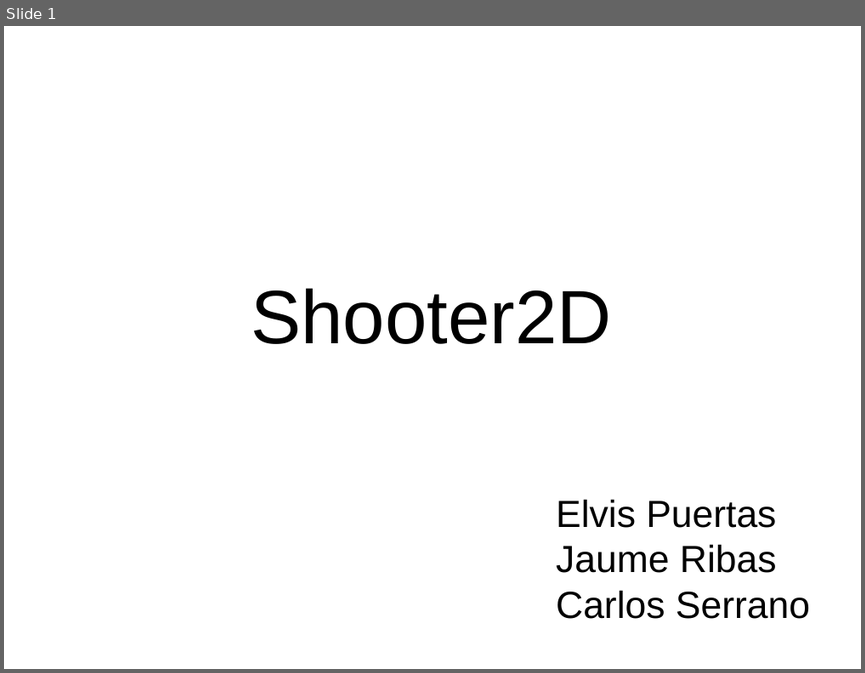
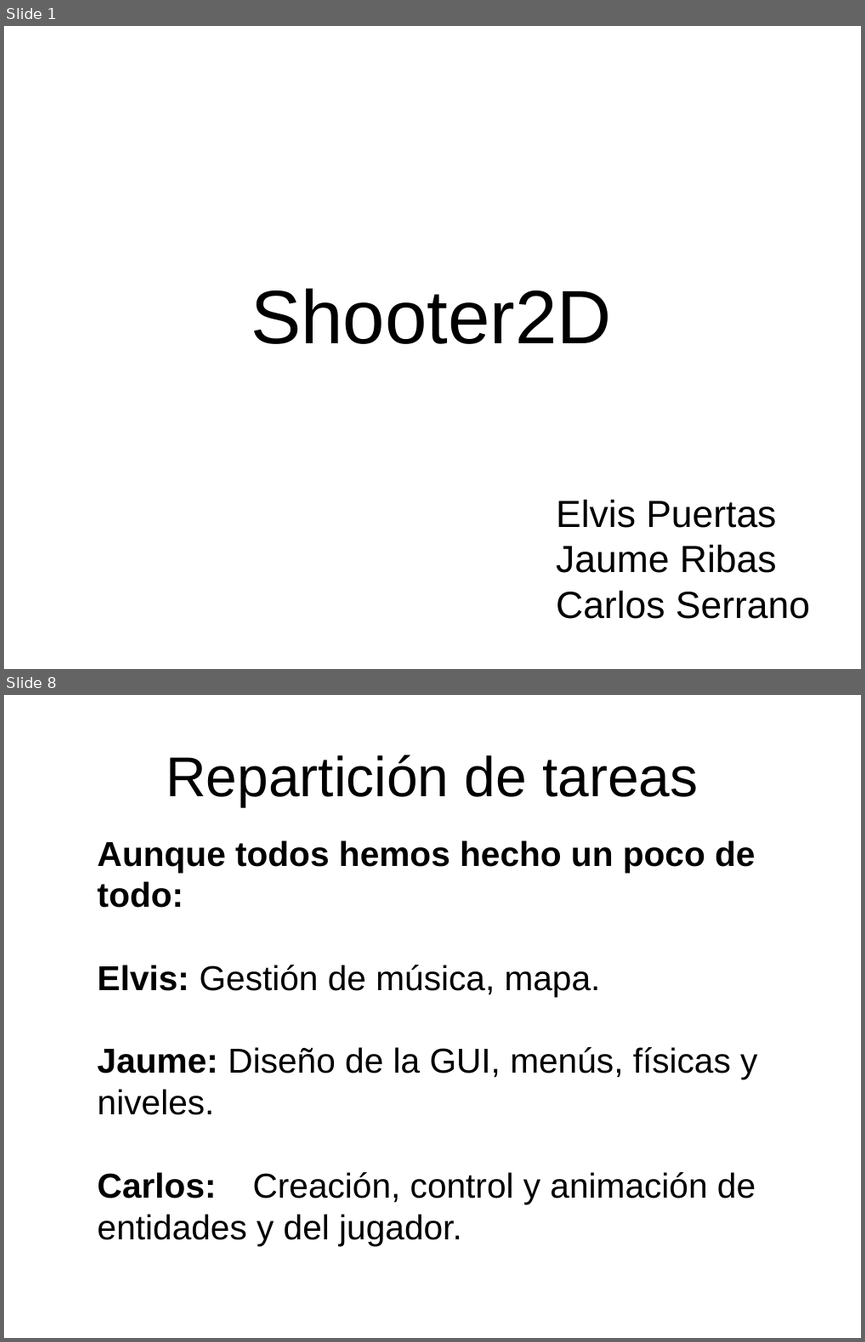
Before and after one commit to JaumeRibas/Shooter2D, a slide deck: Shooter2D/docs/presentacion/presentacion.odp. Shown one above the other, each under a label of ours: slide 1 before the commit, slides 1 and 8 after it; the slides between them are not shown. The pictures are 865x673 and 865x1342 pixels, drawn with LibreOffice and Linux fonts; fonts in the diff are those of the drawing; background and template pictures are left out. Boxes give left, top, right and bottom in pixels: in the first picture for what was removed or moved away, otherwise in the second. Text is boxed around its words. In the diff, an @@ line names an element or a change of style, - is before the commit and + after.

```diff
--- a/Shooter2D/docs/presentacion/presentacion.odp
+++ b/Shooter2D/docs/presentacion/presentacion.odp
@@ slide 8 added at (x1=4, y1=695, x2=861, y2=1338), background picture (left out) @@
@@ title added at (x1=166, y1=755, x2=698, y2=807), 51.9 pt, text #000000 @@
+Repartición de tareas
@@ subtitle added at (x1=98, y1=840, x2=757, y2=1245), 32 pt, text #000000 @@
+Aunque todos hemos hecho un poco de todo:
+Elvis: Gestión de música, mapa.
+Jaume: Diseño de la GUI, menús, físicas y niveles.
+Carlos: Creación, control y animación de entidades y del jugador.
```
Also in this commit, not shown: 2 slides changed, 6 other slides added, 1 slide removed.
